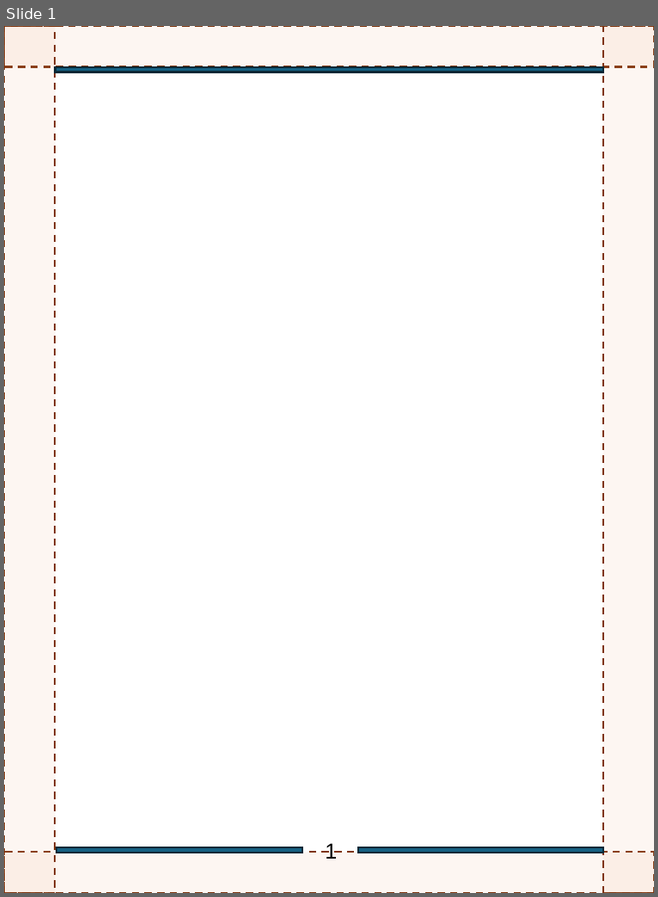
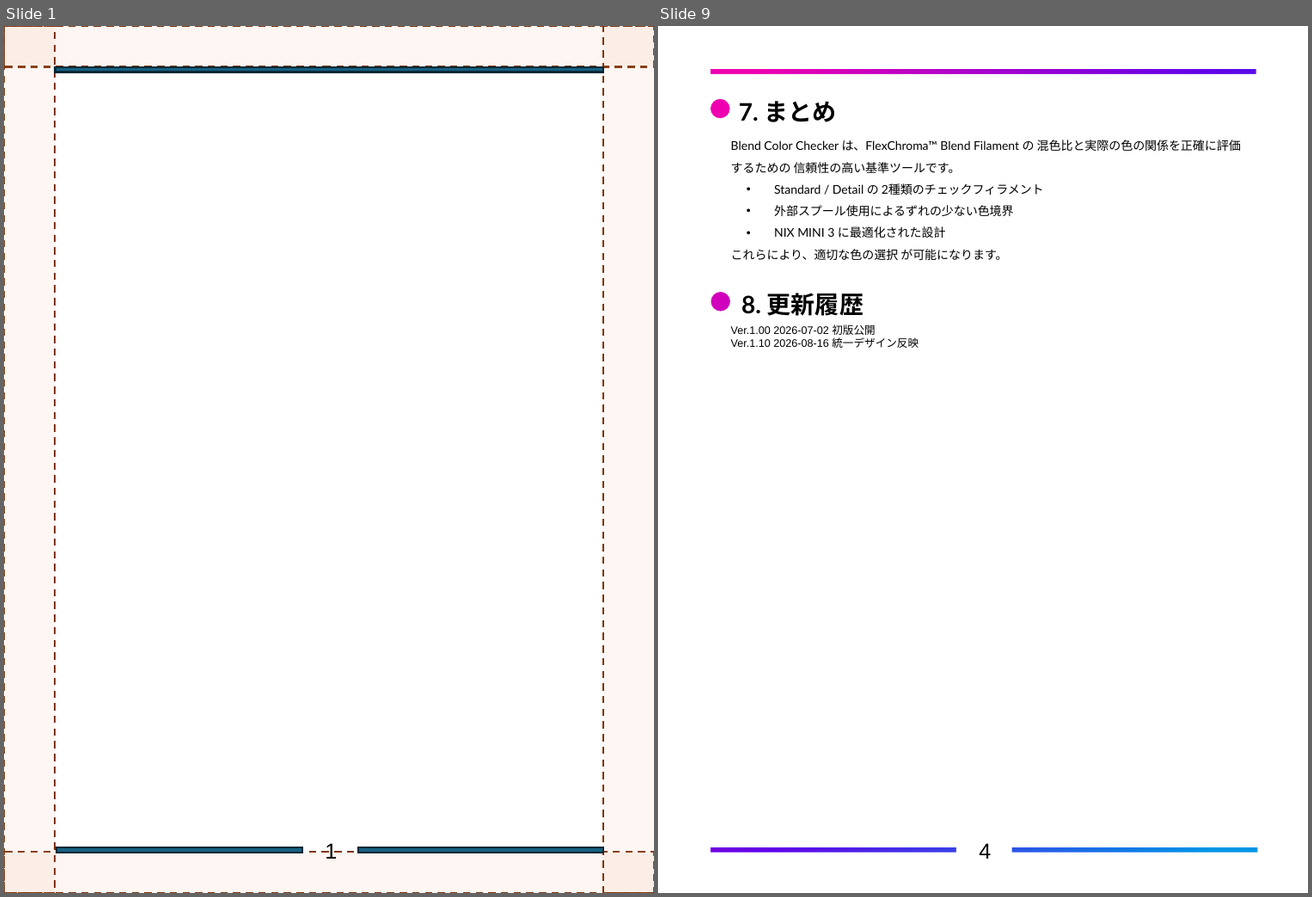
Before and after one commit to FlexChromaHQ/FlexChroma, a slide deck: Documents/Original/FlexChroma_Blend_Color_Checker-JP.pptx. Shown side by side, each under a label of ours: slide 1 before the commit, slides 1 and 9 after it; the slides between them are not shown. The pictures are 658x897 and 1312x897 pixels, drawn with LibreOffice and Linux fonts; fonts in the diff are those of the drawing. Boxes give left, top, right and bottom in pixels: in the first picture for what was removed or moved away, otherwise in the second. Text is boxed around its words. In the diff, an @@ line names an element or a change of style, - is before the commit and + after.

Commit message:
Update Blend Color Checker

```diff
--- a/Documents/Original/FlexChroma_Blend_Color_Checker-JP.pptx
+++ b/Documents/Original/FlexChroma_Blend_Color_Checker-JP.pptx
@@ slide 9 added at (x1=658, y1=26, x2=1308, y2=893), background #FFFFFF @@
@@ freeform shape added at (x1=660, y1=27, x2=1308, y2=893), fill #FFFFFF @@
@@ rectangle added at (x1=663, y1=30, x2=1307, y2=889), fill gradient #EE00B0 to #6200E8 to #0095E5 @@
@@ text added at (x1=739, y1=101, x2=837, y2=122), 20 pt, text #000000, bold @@
+7. まとめ
@@ text added at (x1=731, y1=140, x2=1241, y2=260), 10 pt, text #000000 @@
+Blend Color Checker は、FlexChroma™ Blend Filament の 混色比と実際の色の関係を正確に評価 するための 信頼性の高い基準ツールです。
+• Standard / Detail の 2種類のチェックフィラメント
+• 外部スプール使用によるずれの少ない色境界
+• NIX MINI 3 に最適化された設計
+これらにより、適切な色の選択 が可能になります。
@@ text added at (x1=741, y1=293, x2=864, y2=316), 20 pt, text #000000, bold @@
+8. 更新履歴
@@ text added at (x1=731, y1=324, x2=919, y2=348), 9 pt, text #000000 @@
+Ver.1.00 2026-07-02 初版公開
+Ver.1.10 2026-08-16 統一デザイン反映
@@ text added at (x1=979, y1=843, x2=991, y2=858), 18 pt, text #000000 @@
+4
```
Also in this commit, not shown: 4 slides changed, 3 other slides added, 4 other files.
